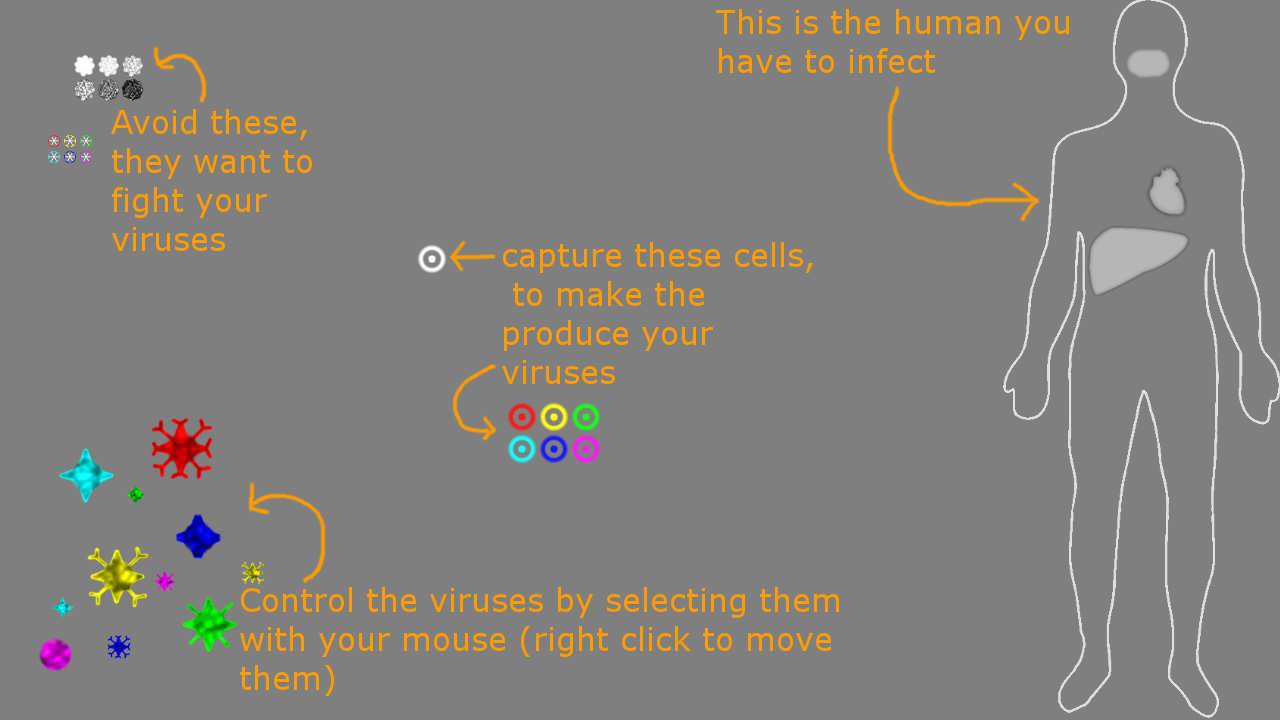
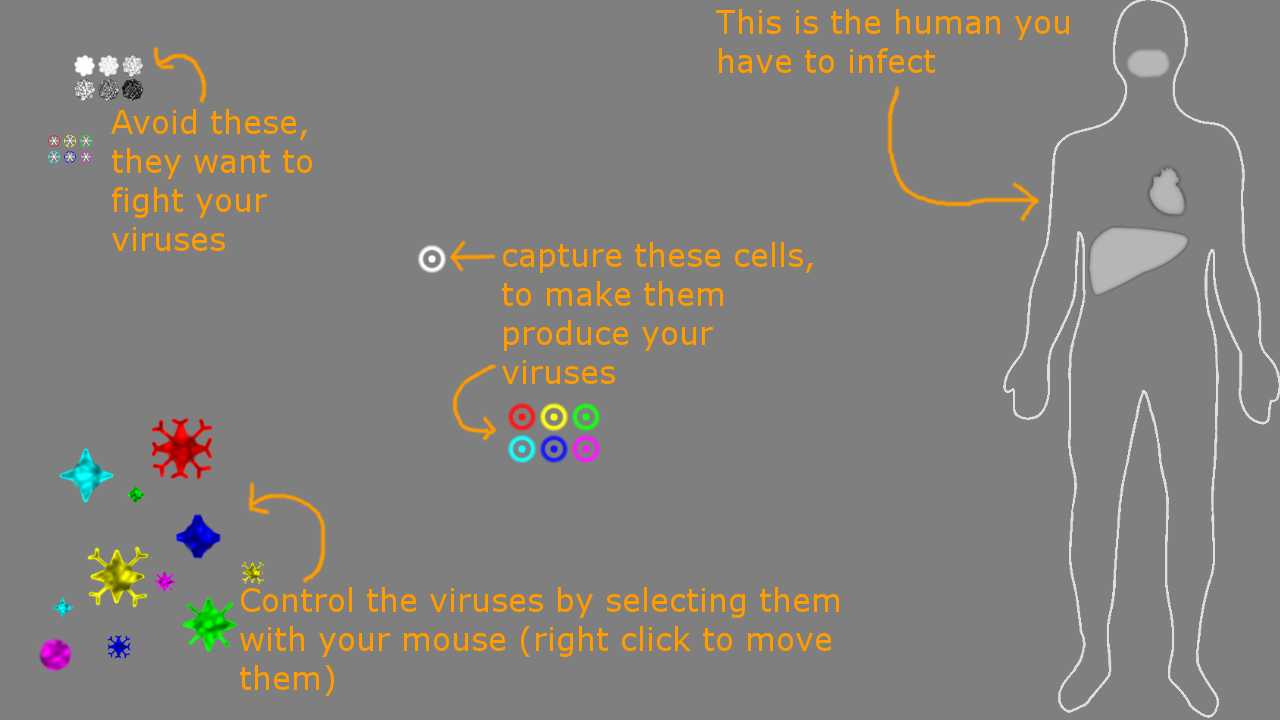
Layers edited between the first and the second 1280 × 720 image:
painted on "capture these cells, ..." over <box>502,281,723,306</box>
